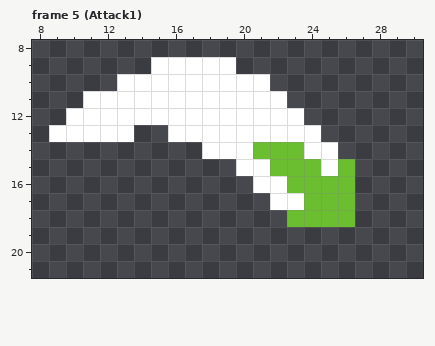
Two versions of one pixel-art file, Assets/Graphics/FireSpirit/FireSpritAssets.aseprite. Above: the version before the commit.
32x32 pixels, 13 frames. Shown: frame 5 (Attack1): x 8..30, y 8..21. The commit also changed other frames, which this record leaves out.
And afterwards:
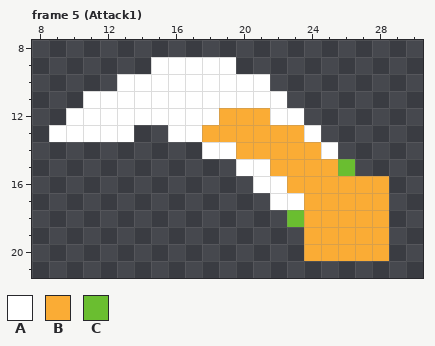
Palette (. is transparent): A #ffffff  B #faac35  C #6abe30
Difference:
layer "fire" added
--- frame 5 (Attack1), layer "fire"
@@ x 16..30 @@
 11 AAAAAAA........
-12 AAAAAAAA.......
-13 AAAAAAAAA......
-14 ..AAACCCAA.....
-15 ....AACCCAC....
-16 .....AACCCC....
-17 ......AACCC....
-18 .......CCCC....
-19 ...............
-20 ...............
+12 AAABBBAA.......
+13 AABBBBBBA......
+14 ..AABBBBBA.....
+15 ....AABBBBC....
+16 .....AABBBBBB..
+17 ......AABBBBB..
+18 .......CBBBBB..
+19 ........BBBBB..
+20 ........BBBBB..
 21 ...............
Pixel boxes of the changes (left, top, right, bottom) in both pictures:
changed: (202, 108, 389, 261)
